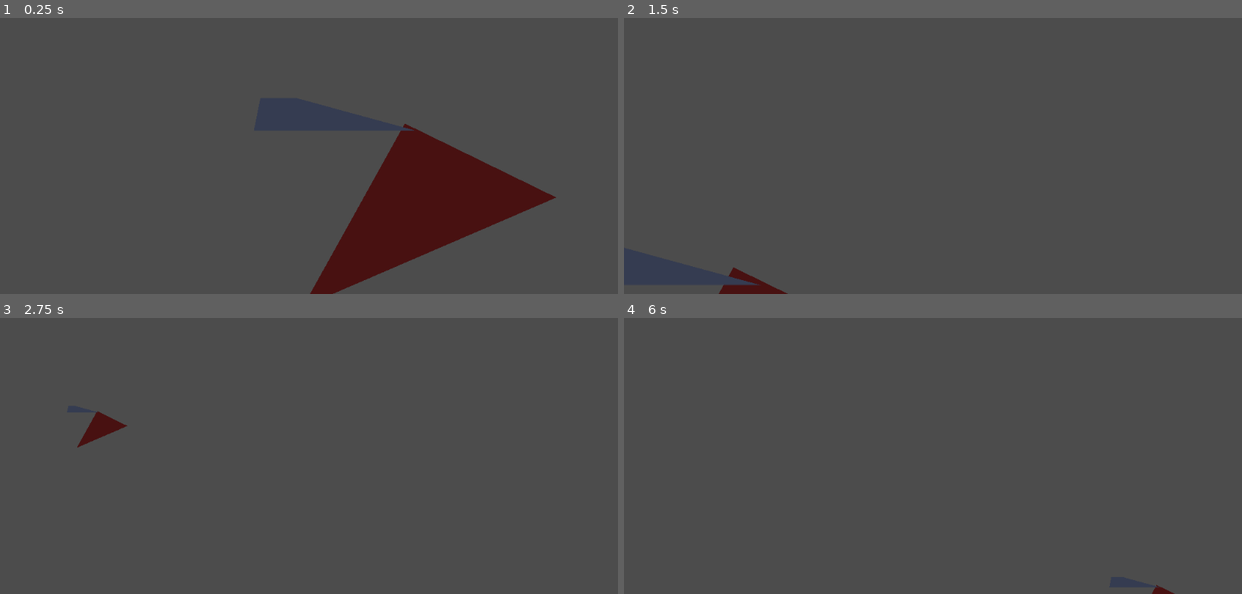
Above: before the commit, frames 1-4 (two rows, left to right).
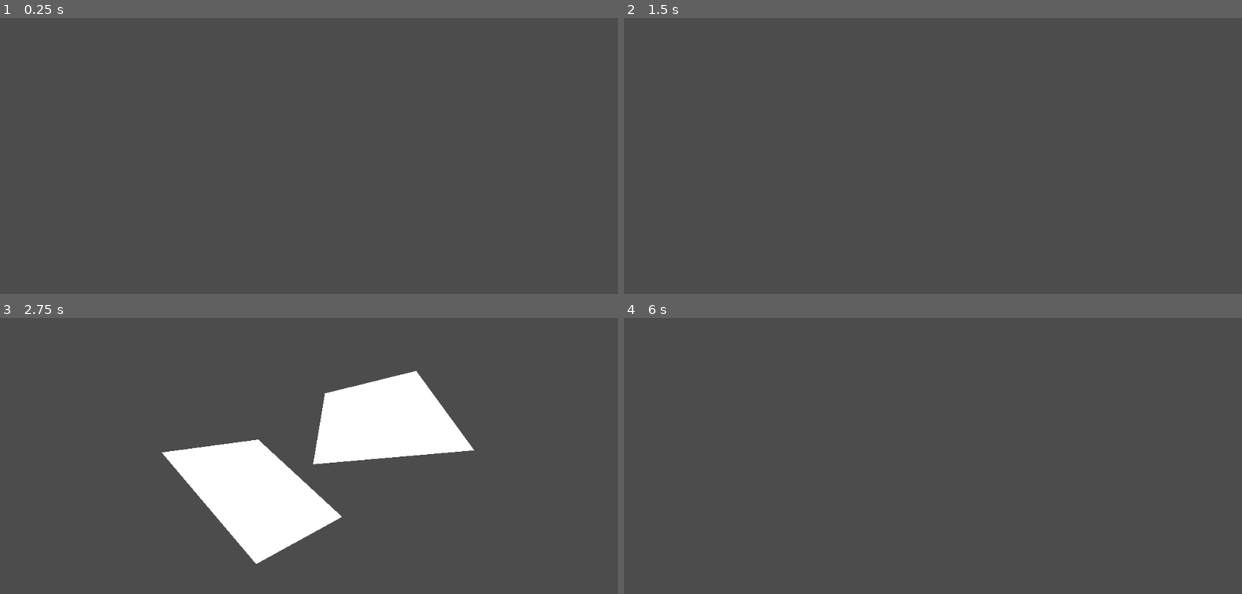
Above: after the commit, the same moments.

Repository: Shrub24/Telco-Tower-Offence
Game: Godot game, scene res://Scenes/Scene.tscn
The game is run twice, just before and just after one commit, with the same random seed, the same clock (stepped at 60 frames per second) and the same inputs. The engine's default icon, where the game draws it, is replaced by a stand-in: a white triangle on a blue panel in a dark square.
Inputs (mouse positions are in pixels of both pictures, inside the frame that each line leads up to):
- Up to frame 1 (0.25 s): no input
- Up to frame 2 (1.5 s): move the mouse to (1068, 95) at 0.52 s; press the mouse at (1068, 95) at 0.53 s; hold Right (ui_right) 0.53-1.28 s; move the mouse to (809, 131) at 1.27 s; release the mouse at (809, 131) at 1.28 s; hold Down (ui_down) from 1.28 s (still down); tap Mouse wheel up (view_zoom_in) at 1.35 s
- Up to frame 3 (2.75 s): click (185, 431) at 1.55 s; move the mouse to (370, 334) at 2.02 s; release Down (ui_down) at 2.03 s; hold Right (ui_right) from 2.03 s (still down); hold Mouse wheel down (view_zoom_out) from 2.03 s (still down); click (370, 334) at 2.3 s
- Up to frame 4 (6 s): move the mouse to (902, 486) at 2.77 s; release Right (ui_right) at 2.78 s; release Mouse wheel down (view_zoom_out) at 2.78 s; hold Up (ui_up) 2.78-3.53 s; click (902, 486) at 2.85 s; move the mouse to (1118, 467) at 3.52 s; press the mouse at (1118, 467) at 3.53 s; hold Left (ui_left) 3.53-5.03 s; tap Enter at 4.25, 5.75 s; move the mouse to (747, 359) at 4.27 s; release the mouse at (747, 359) at 4.28 s; tap Mouse wheel up (view_zoom_in) at 4.35 s; click (747, 359) at 4.55 s; tap Space at 5 s; move the mouse to (963, 411) at 5.02 s; hold Down (ui_down) 5.03-5.78 s; hold Mouse wheel down (view_zoom_out) 5.03-5.78 s; click (963, 411) at 5.3 s; move the mouse to (840, 323) at 5.77 s; hold Right (ui_right) from 5.78 s (still down); click (840, 323) at 5.85 s

The runs differ from the first frame. In frame 1, 10% of the frame differs, in the area x 50-90%, y 38-100%; in frame 2, 0.5%; in frame 3, 13%, in the area x 12-77%, y 19-90%; in frame 4, less than 0.1%.

Commit message:
refactor to use node_tree, interfacing of player with UI
+game controller and ui stuff and town bounding and collisions

Diff:
--- a/root/Scenes/AI/ElonMaskAI.tscn
+++ b/root/Scenes/AI/ElonMaskAI.tscn
@@ -1,8 +1,11 @@
-[gd_scene load_steps=3 format=2]
+[gd_scene load_steps=4 format=2]
 
 [ext_resource path="res://Scripts/ISP_AI.gd" type="Script" id=1]
 [ext_resource path="res://Scenes/Enemy ISPs/ElonMaskISP.tscn" type="PackedScene" id=2]
+[ext_resource path="res://Scenes/ISP.tscn" type="PackedScene" id=3]
 
 [node name="ElonMaskAI" type="Node"]
 script = ExtResource( 1 )
 ISP_scene = ExtResource( 2 )
+
+[node name="ISP" parent="." instance=ExtResource( 3 )]
--- a/root/Scenes/AI/PanCoganAI.tscn
+++ b/root/Scenes/AI/PanCoganAI.tscn
@@ -1,8 +1,9 @@
 [gd_scene load_steps=3 format=2]
 
 [ext_resource path="res://Scripts/ISP_AI.gd" type="Script" id=1]
-[ext_resource path="res://Scenes/Enemy ISPs/PanCoganISP.tscn" type="PackedScene" id=2]
+[ext_resource path="res://Scenes/ISP.tscn" type="PackedScene" id=2]
 
 [node name="PanCoganAI" type="Node"]
 script = ExtResource( 1 )
-ISP_scene = ExtResource( 2 )
+
+[node name="ISP" parent="." instance=ExtResource( 2 )]
--- a/root/Scenes/AI/TedstraAI.tscn
+++ b/root/Scenes/AI/TedstraAI.tscn
@@ -1,8 +1,9 @@
 [gd_scene load_steps=3 format=2]
 
 [ext_resource path="res://Scripts/ISP_AI.gd" type="Script" id=1]
-[ext_resource path="res://Scenes/Enemy ISPs/TedstraISP.tscn" type="PackedScene" id=2]
+[ext_resource path="res://Scenes/ISP.tscn" type="PackedScene" id=2]
 
 [node name="TedstraAI" type="Node"]
 script = ExtResource( 1 )
-ISP_scene = ExtResource( 2 )
+
+[node name="ISP" parent="." instance=ExtResource( 2 )]
--- a/root/Scenes/AI/VodacloneAI.tscn
+++ b/root/Scenes/AI/VodacloneAI.tscn
@@ -1,8 +1,9 @@
 [gd_scene load_steps=3 format=2]
 
 [ext_resource path="res://Scripts/ISP_AI.gd" type="Script" id=1]
-[ext_resource path="res://Scenes/Enemy ISPs/VodacloneISP.tscn" type="PackedScene" id=2]
+[ext_resource path="res://Scenes/ISP.tscn" type="PackedScene" id=2]
 
 [node name="VodacloneAI" type="Node"]
 script = ExtResource( 1 )
-ISP_scene = ExtResource( 2 )
+
+[node name="ISP" parent="." instance=ExtResource( 2 )]
--- /dev/null
+++ b/root/Scenes/Camera.tscn
@@ -0,0 +1,8 @@
+[gd_scene load_steps=2 format=2]
+
+[ext_resource path="res://Scripts/CameraMovement.gd" type="Script" id=1]
+
+[node name="Camera2D" type="Camera2D"]
+position = Vector2( 512.524, 298.264 )
+current = true
+script = ExtResource( 1 )
--- a/root/Scenes/Scene.tscn
+++ b/root/Scenes/Scene.tscn
@@ -1,35 +1,41 @@
-[gd_scene load_steps=6 format=2]
+[gd_scene load_steps=11 format=2]
 
-[ext_resource path="res://Scenes/ISPTownInfo.tscn" type="PackedScene" id=1]
-[ext_resource path="res://Scripts/CameraMovement.gd" type="Script" id=2]
-[ext_resource path="res://Scenes/Town_Node.tscn" type="PackedScene" id=3]
+[ext_resource path="res://Scenes/AI/ElonMaskAI.tscn" type="PackedScene" id=1]
+[ext_resource path="res://Scenes/Camera.tscn" type="PackedScene" id=2]
+[ext_resource path="res://Scenes/AI/TedstraAI.tscn" type="PackedScene" id=3]
+[ext_resource path="res://Scenes/UI/UI.tscn" type="PackedScene" id=4]
 [ext_resource path="res://Scripts/GameController.gd" type="Script" id=5]
 [ext_resource path="res://Scenes/ISP.tscn" type="PackedScene" id=6]
+[ext_resource path="res://Scenes/AI/PanCoganAI.tscn" type="PackedScene" id=7]
+[ext_resource path="res://Scenes/AI/VodacloneAI.tscn" type="PackedScene" id=8]
+[ext_resource path="res://map.tscn" type="PackedScene" id=9]
+[ext_resource path="res://Scripts/Player.gd" type="Script" id=10]
 
-[node name="Node2D" type="Node2D"]
+[node name="Main" type="Node2D"]
 position = Vector2( -1.33484, 1.33484 )
+script = ExtResource( 5 )
 __meta__ = {
 "_edit_horizontal_guides_": [  ]
 }
+player_ISP_scenes = [ ExtResource( 6 ) ]
+player = NodePath("Player")
+map = NodePath("map")
+AI_paths = [ NodePath("ElonMaskAI"), NodePath("PanCoganAI"), NodePath("TedstraAI"), NodePath("VodacloneAI") ]
 
-[node name="Camera2D" type="Camera2D" parent="."]
-position = Vector2( 512.524, 298.264 )
-current = true
-script = ExtResource( 2 )
+[node name="Camera" parent="." instance=ExtResource( 2 )]
 
-[node name="Polygon2D" type="Polygon2D" parent="."]
-position = Vector2( -46.5218, -18.4704 )
-color = Color( 0.286275, 0.0705882, 0.0705882, 1 )
-polygon = PoolVector2Array( 561.594, 177.801, 812.664, 300.505, 392.64, 481.728 )
+[node name="ElonMaskAI" parent="." instance=ExtResource( 1 )]
 
-[node name="ISPTownInfo" parent="." instance=ExtResource( 1 )]
+[node name="PanCoganAI" parent="." instance=ExtResource( 7 )]
 
-[node name="GameController" type="Node" parent="."]
-script = ExtResource( 5 )
+[node name="TedstraAI" parent="." instance=ExtResource( 3 )]
 
-[node name="ISP" parent="." instance=ExtResource( 6 )]
+[node name="VodacloneAI" parent="." instance=ExtResource( 8 )]
 
-[node name="Town" parent="." instance=ExtResource( 3 )]
-position = Vector2( 171.244, 112.096 )
+[node name="map" parent="." instance=ExtResource( 9 )]
+position = Vector2( 1.5874, 1.5874 )
 
-[node name="UI Controller" type="Node" parent="."]
+[node name="Player" type="Node" parent="."]
+script = ExtResource( 10 )
+
+[node name="UI Layer" parent="." instance=ExtResource( 4 )]
--- a/root/Scenes/Town_Node.tscn
+++ b/root/Scenes/Town_Node.tscn
@@ -1,12 +1,17 @@
-[gd_scene load_steps=4 format=2]
+[gd_scene load_steps=3 format=2]
 
 [ext_resource path="res://Scripts/Town.gd" type="Script" id=1]
-[ext_resource path="res://icon.png" type="Texture" id=2]
 [ext_resource path="res://Scenes/ISPTownInfo.tscn" type="PackedScene" id=3]
 
 [node name="Town" type="Polygon2D"]
 position = Vector2( 224.254, 140.158 )
-texture = ExtResource( 2 )
-polygon = PoolVector2Array( 107.795, -10.4011, 63.745, 204.508, 340.057, 236.544, 478.88, 91.0466 )
 script = ExtResource( 1 )
 ISPTownInfo_scene = ExtResource( 3 )
+bound = NodePath("Collider/Bound")
+
+[node name="Collider" type="Area2D" parent="."]
+
+[node name="Bound" type="CollisionPolygon2D" parent="Collider"]
+[connection signal="input_event" from="Collider" to="." method="_on_Collider_input_event"]
+[connection signal="mouse_entered" from="Collider" to="." method="_on_Collider_mouse_entered"]
+[connection signal="mouse_exited" from="Collider" to="." method="_on_Collider_mouse_exited"]
--- /dev/null
+++ b/root/Scenes/UI/UI.tscn
@@ -0,0 +1,14 @@
+[gd_scene load_steps=2 format=2]
+
+[ext_resource path="res://Scripts/UIController.gd" type="Script" id=1]
+
+[node name="UI Layer" type="CanvasLayer"]
+script = ExtResource( 1 )
+
+[node name="GUI" type="VBoxContainer" parent="."]
+margin_right = 1024.0
+margin_bottom = 597.0
+mouse_filter = 2
+__meta__ = {
+"_edit_use_anchors_": false
+}
--- a/root/Scripts/GameController.gd
+++ b/root/Scripts/GameController.gd
@@ -6,35 +6,51 @@
 # var b = "text"
 export var player_ISP_options = {"Who-awei":0, "Xiaomy":1, "Alidada":2, "Knockia":3}
 export(Array, PackedScene) var player_ISP_scenes
-export(PackedScene) var player_scene
+export(NodePath) onready var player = get_node(player) if player else null
+
 export(Array, PackedScene) var AI_scenes
 var ISPs = []
 var AIs = []
+export(NodePath) onready var map = get_node(map) if map else null
+var towns = []
 
-var player
-
-signal init_town_ISPs(AIs, player)
-signal turn_update()
+export(Array, NodePath) var AI_paths
 
 # Called when the node enters the scene tree for the first time.
 func _ready():
-	pass # Replace with function body.
-
-
+	for town in map.get_children():
+		towns.append(town)
+	for path in AI_paths:
+		var AI = get_node(path)
+		AIs.append(AI)
+		ISPs.append(AI.ISP)
+	ISPs.append(player.ISP)
 
 func choose_player_ISP(ISP):
-	player = player_scene.instance()
 	var player_ISP = player_ISP_scenes[player_ISP_options[ISP].instance()]
 	player.init_ISP(player_ISP)
-
 
 func game_start():
 	for scene in AI_scenes:
 		var instance = scene.instance()
 		AIs.append(instance)
-	emit_signal("init_town_ISPs", AIs, player)
+
+	for town in towns:
+		town.init_town_ISPs(AIs, player)
+
+func on_NextTurn_button_down():
+	if player.ISP.get_available_money() < 0:
+		emit_signal("bankruptcy_query")
+	else:
+		next_turn()
 
 func next_turn():
 	for AI in AIs:
 		AI.update_actions()
-	emit_signal("turn_update")
+	for ISP in ISPs:
+		ISP.update_turn()
+		emit_signal("update_advertising", 0)
+		emit_signal("untarget_cyber_attack", null)
+	for town in towns:
+		town.update_turn()
+	player.update_turn()
--- a/root/Scripts/ISP.gd
+++ b/root/Scripts/ISP.gd
@@ -4,27 +4,28 @@
 export(String) var ISP_name
 export(Color) var colour
 
-var shop
+onready var shop = load("res://Resources//Shop.tres")
 export var modifiers = {"advertising":1.0, "cyber_attack_offense":1.0, "cyber_attack_defense":1.0, "brand_loyalty":1.0, "brand_image":1.0, "price":1.0}
 export var money = 0
 var towns = []
-var connections = 0
 var reserved_money = 0
 export var money_round = 0.5
+var connections = 0
 
-# Called when the node enters the scene tree for the first time.
-func _ready():
-	$"../GameController".connect("turn_update", self, "turn_update")
-	shop = load("res://Resources//Shop.tres")
-
-func turn_update():
-	pass
+func update_turn():
+	money -= reserved_money
+	reserved_money = 0
+	for town in towns:
+		money += town.get_ISP_town_info(self).get_income()
 
 func spend_money(amount):
 	if money - reserved_money >= amount:
 		money -= amount
 		return true
 	return false
+
+func force_reserve_money(amount):
+	reserved_money += amount
 
 func reserve_money(amount):
 	if money - reserved_money >= amount:
@@ -44,13 +45,21 @@
 func get_reserved_money():
 	return reserved_money
 
+func update_connections():
+	for town in towns:
+		connections += town.get_ISP_town_info(self).connections
+	return connections
+
 func add_town(town):
 	if !towns.has(town):
 		towns.append(town)
 
 func change_price(town, amount):
 	amount = stepify(amount, 0.5)
-	return town.ISPs[self].update_delta_price(amount)
+	return town.get_ISP_town_info(self).update_delta_price(amount)
+
+func get_price(town):
+	return town.get_ISP_town_info(self).get_delta_price()
 
 func get_tower(type):
 	if type == "3g":
@@ -68,11 +77,10 @@
 
 func build_tower(town, type):
 	var temp_tower = get_tower(type)
-	town.get_ISP_town_info(self).build_tower(temp_tower)
+	town.build_tower(self, temp_tower)
 
 func upgrade_tower(town, type):
-	var tower = get_town_tower(town)
-	tower.upgrade_tower(type)
+	town.upgrade_tower(self, town, type)
 
 func get_tower_upgrade_level(town, type):
 	var tower = get_town_tower(town)
@@ -122,8 +130,9 @@
 func get_max_advertising(town):
 	return town.get_ISP_town_info(self).advertising_max
 
+func get_operation_cost(town):
+	town.get_ISP_town_info(self).tower.operation_cost
 
-
-# Called every frame. 'delta' is the elapsed time since the previous frame.
-#func _process(delta):
-#	pass
+func get_total_operation_cost():
+	for town in towns:
+		get_operation_cost(town)
--- a/root/Scripts/ISPTownInfo.gd
+++ b/root/Scripts/ISPTownInfo.gd
@@ -1,12 +1,8 @@
 extends Node
 
-
-# Declare member variables here. Examples:
-# var a = 2
-# var b = "text"
+var connections_delta
 export var min_price = 1
 export var max_price = 250
-var delta_connections = 0
 var connections = 0
 var brand_loyalty = 0.0
 var brand_image = 0.0
@@ -28,6 +24,7 @@
 export var tower_max_speed = 5000
 var town_population = 0
 var cyber_attack_target
+var connection_loss = {}
 
 func _ready():
 	shop = load("res://Resources//Shop.tres")
@@ -35,7 +32,6 @@
 func initialise(new_ISP, town):
 	ISP = new_ISP
 	ISP.add_town(town)
-
 
 func generate_starter(population):
 	town_population = population
@@ -47,29 +43,23 @@
 	update_brand_image()
 	update_brand_loyalty()
 
-
 func generate(share, population, affluency):
 	town_population = population
 	connections = int(share * town_population/100)
 
-	tower = calculate_starting_tower(affluency)
+	build_tower(calculate_starting_tower(affluency))
 
 	update_brand_image()
 	update_brand_loyalty()
 	price = affluency * share/100 * brand_loyalty
 
-
 func get_bandwidth_used():
 	return float(connections)/tower.get_bandwidth()
 
-func calculate_affluency_decay(affluency):
-	#todo
-	pass
-
-func get_connections_delta(ISPTownInfos):
+func get_connections_loss(ISPTownInfos):
 	for other in ISPTownInfos:
-		var considering_switch = int(brand_image * (1 - other.brand_loyalty) * other.connections *  1/(1 + exp(-2 * ((other.price/price) - 1.25))))
-		other.delta_connections -= considering_switch
+		var considering_switch = brand_image * (1 - other.brand_loyalty) *  1/(1 + exp(-2 * ((other.price/price) - 1.25)))
+		other.connection_loss[self] = considering_switch
 
 func calculate_aoe_image():
 	#todo
@@ -89,11 +79,27 @@
 func get_income():
 	return connections * price
 
+func get_connection_deltas():
+	normalise_connection_loss()
+	update_connection_deltas()
+
+func normalise_connection_loss():
+	var loss_sum = 0.0
+	for loss in connection_loss.values():
+		 loss_sum += loss
+	for ISP in connection_loss.keys():
+		if loss_sum > 1:
+			connection_loss[ISP] /= loss_sum
+
 func update_turn():
+	if tower:
+		update_advertising(0)
+		cancel_cyber_attack()
+		update_brand_loyalty()
+		update_connections()
+		price += delta_price
+		delta_price = 0
 	update_brand_image()
-	update_brand_loyalty()
-	connections += delta_connections
-	price += delta_price
 
 func calculate_starting_tower(affluency):
 	if connections > 1000000 and affluency > 75:
@@ -102,6 +108,18 @@
 		tower = shop.get_tower_4g()
 	else:
 		tower = shop.get_tower_3g()
+
+func update_price(amount):
+	price += amount
+
+func update_connections():
+	connections += connections_delta
+	connections_delta = 0
+
+func update_connection_deltas():
+	for ISP in connection_loss.keys():
+		ISP.connections_delta += int(connections * connection_loss[ISP])
+		connections_delta -= int(connections * connection_loss[ISP])
 
 func calculate_costs():
 	costs = tower.operation_costs
@@ -128,7 +146,6 @@
 func get_cyber_attack():
 	return cyber_attack_target
 
-
 func cancel_cyber_attack():
 	if cyber_attack != 0:
 		cyber_attack = 0
@@ -140,18 +157,11 @@
 	delta_price = clamp(delta_price, min_price - price, max_price - price)
 	return delta_price
 
-func upgrade_tower():
-	pass
+func upgrade_tower(type):
+	tower.upgrade_tower(type)
 
 func build_tower(new_tower):
 	tower = new_tower
 
-func update():
-	pass
-# Called when the node enters the scene tree for the first time.
-
-
-
-# Called every frame. 'delta' is the elapsed time since the previous frame.
-#func _process(delta):
-#	pass
+func get_delta_price():
+	return delta_price
--- a/root/Scripts/ISP_AI.gd
+++ b/root/Scripts/ISP_AI.gd
@@ -2,16 +2,14 @@
 
 # scale greedy factor by size of ISP
 export (float) var greedy_factor = 0.0
-export (PackedScene) var ISP_scene
-var ISP
-var shop = load("res://Resources//Shop.tres")
+onready var ISP = $"ISP"
+onready var shop = load("res://Resources//Shop.tres")
 
 const max_price_change = 3
 const jerk_factor = 3
 
 const advertising_offset = 1000
 const advertising_proportion = 4
-
 const advertising_share_proportion = 30
 
 # scale saftey range buy current $$
@@ -24,7 +22,6 @@
 # Called when the node enters the scene tree for the first time.
 func _ready():
 	#move to init if doesn't work
-	ISP = ISP_scene.init()
 	rng.randomize()
 
 func update_choices():
@@ -109,7 +106,6 @@
 	else:
 		return false
 
-
 func do_tower_upgrade(action_budget, town):
 	var bandwidth_used = town.ISPs[ISP].get_bandwidth_used
 	var max_level = ISP.get_tower_max_upgrade_levels(town)
--- a/root/Scripts/Player.gd
+++ b/root/Scripts/Player.gd
@@ -10,25 +10,35 @@
 var tech_tree_learnt = {"advertising_double": false}
 var techs_remaining = 3
 
-# Called when the node enters the scene tree for the first time.
-func _ready():
-	pass # Replace with function body.
+signal query_sell_tower(tower_type)
+signal query_change_tower(tower_type)
+signal ui_update_tower(tower_type)
+signal not_enough_money
+signal at_max_level
+signal at_min_level
+signal ui_update_advertising(value)
+signal ui_update_cyber_attack
+signal ui_update_delta_price(price)
+
 
 # todo connect signals to functions
 #todo emit signals
 func _on_TowerBuyButton_buy_tower(town, tower_type):
 	if ISP.get_town_tower(town).tower:
 		if ISP.get_town_tower(town).tower.tower_type == "tower_type":
-			emit_signal("query_sell_tower")
+			emit_signal("query_sell_tower", tower_type)
 		else:
-			emit_signal("query_change_tower")
+			emit_signal("query_change_tower", tower_type)
 	else:
 		var price = ISP.get_tower_price(tower_type)
 		if ISP.spend_money(price):
 			ISP.build_tower(town, tower_type)
-			emit_signal("ui_update_tower", town)
+			emit_signal("ui_update_tower", tower_type)
 		else:
 			emit_signal("not_enough_money")
+
+func _on_TowerSell(town, tower_type):
+	var price = ISP.get_tower_price(tower_type)
 
 
 func _on_TowerUpgradeButton_upgrade_tower(town, type):
@@ -76,23 +86,23 @@
 	if !prev_target:
 		if ISP.reserve_money(price):
 			ISP.do_cyber_attack(town, target)
-			emit_signal("ui_target_cyber_attack", target)
+			emit_signal("ui_update_cyber_attack")
 	else:
 		ISP.cancel_cyber_attack(town, prev_target)
-		emit_signal("ui_untarget_cyber_attack", prev_target)
+		emit_signal("ui_update_cyber_attack")
 		if prev_target == target:
 			ISP.unreserve_money(price)
 		else:
 			ISP.do_cyber_attack(town, target)
-			emit_signal("ui_target_cyber_attack", target)
+			emit_signal("ui_update_cyber_attack")
 
-
-# redo based on price ui
 func _on_PriceButtonUp_change_price(town):
 	ISP.change_price(town, 0.5)
+	emit_signal("ui_update_delta_price", ISP.get_delta_price())
 
 func _on_PriceButtonDown_change_price(town):
 	ISP.change_price(town, -0.5)
+	emit_signal("ui_update_delta_price", ISP.get_delta_price())
 
 func _on_TechTreeButton_new_tech(tech):
 	if techs_remaining > 0 and learn_tech(tech):
@@ -113,3 +123,9 @@
 	tech_tree_learnt[effect] = true
 	apply_tech_tree(effect)
 	return true
+
+func turn_update():
+
+	ISP.force_reserve_money(ISP.get_total_operation_cost())
+	emit_signal("update_money", ISP.money, ISP.get_reserved_money())
+	emit_signal("update_connections", ISP.update_connections())
--- a/root/Scripts/Town.gd
+++ b/root/Scripts/Town.gd
@@ -1,24 +1,27 @@
-extends Node2D
+extends Polygon2D
+class_name Town
 
 export var population = 0
 export(Array, String) var neighbours
 export var shares = {"Tedstra":0, "Vodaclone":0, "ElonMask Co":0, "PanCogan Mobile":0}
+export(Dictionary) var sprites = {"Tedstra": {"3g": 0, "4g": 0, "5g": 0}, "Vodaclone": {"3g": 0, "4g": 0, "5g":0}, "ElonMask Co":{"3g": 0, "4g": 0, "5g":0}, "PanCogan Mobile":{"3g": 0, "4g": 0, "5g":0}, "Who-awei":{"3g": 0, "4g": 0, "5g":0}, "Xiaomy":{"3g": 0, "4g": 0, "5g":0}, "Alidada":{"3g": 0, "4g": 0, "5g":0}, "Knockia":{"3g": 0, "4g": 0, "5g":0}}
 export var starter_town = false
 export(String) var town_name
 export(PackedScene) var ISPTownInfo_scene
 var ISPs = {}
 var Player_ISPTownInfo
 export(float) var affluency
+export(NodePath) onready var bound
+export var selected = false
+
+signal clicked
+signal town_mouse_entered
+signal town_mouse_exited
 
 
-# Called when the node enters the scene tree for the first time.
 func _ready():
-	$"../GameController".connect("init_town_ISPs", self, "init_town_ISPs")
-	$"../GameController".connect("turn_update", self, "turn_update")
-
-# Called every frame. 'delta' is the elapsed time since the previous frame.
-func _process(delta):
-	pass
+	get_node(bound).set_polygon(polygon)
+	modulate.a = 1
 
 func init_town_ISPs(AIs, player):
 	for AI in AIs:
@@ -31,6 +34,8 @@
 	if starter_town:
 		Player_ISPTownInfo = create_ISPTownInfo(player.ISP)
 		Player_ISPTownInfo.generate_starter(population)
+		emit_signal("clicked")
+		selected = true
 
 
 func get_ISP_town_info(ISP):
@@ -59,13 +64,37 @@
 func get_share(ISP):
 	return float(ISPs[ISP].connections)/population
 
-func turn_update():
-	var ISPTownInfos = ISPs.values()
-	ISPTownInfos.append(Player_ISPTownInfo)
-	for ISP in ISPTownInfos:
-		ISP.update_connections(ISPTownInfos)
+func update_turn():
+	var ISPTownInfos = get_ISPs()
+	for towninfo in ISPTownInfos:
+		towninfo.get_connections_loss(ISPTownInfos, affluency)
+	for towninfo in ISPTownInfos:
+		towninfo.get_connections_delta()
+	for towninfo in ISPTownInfos:
+		towninfo.update_turn()
 
 func create_ISPTownInfo(ISP):
 	var ISPTownInfo = ISPTownInfo_scene.instance()
 	ISPTownInfo.initialise(ISP, self)
 	return ISPTownInfo
+
+func build_tower(ISP, tower):
+	get_ISP_town_info(ISP).build_tower(tower)
+	#todo sprite changing
+	var sprite = sprites[ISP][tower.type()]
+
+func upgrade_tower(ISP, type):
+	get_ISP_town_info(ISP).upgrade_tower(type)
+
+
+
+func _on_Collider_mouse_entered():
+	emit_signal("town_mouse_entered")
+
+
+func _on_Collider_mouse_exited():
+	emit_signal("town_mouse_exited")
+
+func _on_Collider_input_event(viewport, event, shape_idx):
+	if event.is_action_pressed("ui_click"):
+		emit_signal("clicked")
--- /dev/null
+++ b/root/Scripts/Town/TownColliderBound.gd
@@ -0,0 +1,16 @@
+extends CollisionPolygon2D
+
+
+# Declare member variables here. Examples:
+# var a = 2
+# var b = "text"
+
+
+# Called when the node enters the scene tree for the first time.
+func _ready():
+	p
+
+
+# Called every frame. 'delta' is the elapsed time since the previous frame.
+#func _process(delta):
+#	pass
--- /dev/null
+++ b/root/Scripts/UIController.gd
@@ -0,0 +1,17 @@
+extends CanvasLayer
+
+
+# Declare member variables here. Examples:
+# var a = 2
+# var b = "text"
+
+
+# Called when the node enters the scene tree for the first time.
+func _ready():
+	pass # Replace with function body.
+
+
+
+# Called every frame. 'delta' is the elapsed time since the previous frame.
+#func _process(delta):
+#	pass
--- a/root/map.tscn
+++ b/root/map.tscn
@@ -1,16 +1,12 @@
-[gd_scene load_steps=6 format=2]
-
-[ext_resource path="res://assets/p map/terrain.tres" type="TileSet" id=1]
-[ext_resource path="res://assets/p map/town structure.tres" type="TileSet" id=2]
-[ext_resource path="res://assets/alone.tres" type="TileSet" id=3]
-[ext_resource path="res://Town_Node.tscn" type="PackedScene" id=4]
-[ext_resource path="res://Camera2D.tscn" type="PackedScene" id=5]
-
-[node name="Node2D" type="Node2D"]
+[gd_scene load_steps=3 format=2]
+
+[ext_resource path="res://Scenes/Town_Node.tscn" type="PackedScene" id=4]
+[ext_resource path="res://Scenes/Camera.tscn" type="PackedScene" id=5]
+
+[node name="map" type="Node2D"]
 
 [node name="landbehind" type="TileMap" parent="."]
 mode = 1
-tile_set = ExtResource( 1 )
 cell_size = Vector2( 128, 64 )
 cell_y_sort = true
 format = 1
@@ -18,13 +14,11 @@
 
 [node name="aloneBEHIND" type="TileMap" parent="."]
 mode = 1
-tile_set = ExtResource( 3 )
 cell_size = Vector2( 128, 64 )
 format = 1
 
 [node name="building" type="TileMap" parent="."]
 mode = 1
-tile_set = ExtResource( 2 )
 cell_size = Vector2( 128, 64 )
 cell_y_sort = true
 format = 1
@@ -32,7 +26,6 @@
 
 [node name="aloneinfront" type="TileMap" parent="."]
 mode = 1
-tile_set = ExtResource( 3 )
 cell_size = Vector2( 128, 64 )
 format = 1
 tile_data = PoolIntArray( -458780, 5, 0, -393244, 5, 0, -327709, 5, 0, -327707, 5, 0, -262173, 5, 0, -262171, 5, 0, -19 …(497 unchanged characters)…
@@ -51,7 +44,7 @@
 affluency = 99.0
 
 [node name="Villepark" parent="." instance=ExtResource( 4 )]
-position = Vector2( -3.80304, 236.483 )
+position = Vector2( -3.80304, 234.238 )
 population = 1500000
 neighbours = [ "Berwick", "Shankston", "Riverside", "Pogwarts", "Moigic", "Whitesmith" ]
 shares = {
@@ -90,7 +83,7 @@
 affluency = 90.0
 
 [node name="Riverside" parent="." instance=ExtResource( 4 )]
-position = Vector2( 393.944, 69.6407 )
+position = Vector2( 393.944, 67.3958 )
 population = 2500000
 neighbours = [ "Berwick", "Villepark", "Jhineral", "Moigic" ]
 shares = {
@@ -272,7 +265,7 @@
 affluency = 40.0
 
 [node name="Evergarden" parent="." instance=ExtResource( 4 )]
-position = Vector2( 666.431, 341.793 )
+position = Vector2( 668.676, 344.038 )
 population = 1000000
 neighbours = [ "Jhineral", "West Egg", "Kudizio", "Mysteri", "Moigic", "Bootarm" ]
 shares = {
@@ -319,6 +312,7 @@
 
 [node name="Valley of Cashes" parent="." instance=ExtResource( 4 )]
 position = Vector2( 1314.19, 263.026 )
+polygon = PoolVector2Array( -38.6729, -37.6814, -68.0393, 138.517, 332.413, 103.812, 188.25, -93.7447 )
 population = 1000000
 neighbours = [ "West Egg", "Bootarm", "", "" ]
 shares = {
@@ -332,6 +326,7 @@
 
 [node name="Bootarm" parent="." instance=ExtResource( 4 )]
 position = Vector2( 1014.31, 453.721 )
+polygon = PoolVector2Array( 95.6868, -113.58, -144.584, -81.544, 90.3475, 196.103, 303.922, 78.6368 )
 population = 600000
 neighbours = [ "West Egg", "Valley of Cashes", "", "", "" ]
 shares = {
@@ -462,6 +457,7 @@
 affluency = 10.0
 
 [node name="Camera2D" parent="." instance=ExtResource( 5 )]
+position = Vector2( 508.034, 221.937 )
 zoom_speed = 5.0
 zoom_min = 0.6
 zoom_max = 1.5
--- /dev/null
+++ b/root/new_canvasitemmaterial.tres
@@ -0,0 +1,3 @@
+[gd_resource type="CanvasItemMaterial" format=2]
+
+[resource]
--- a/root/project.godot
+++ b/root/project.godot
@@ -13,9 +13,15 @@
 "class": "Tower",
 "language": "GDScript",
 "path": "res://Scripts/Tower/Tower.gd"
+}, {
+"base": "Polygon2D",
+"class": "Town",
+"language": "GDScript",
+"path": "res://Scripts/Town.gd"
 } ]
 _global_script_class_icons={
-"Tower": ""
+"Tower": "",
+"Town": ""
 }
 
 [application]
@@ -23,10 +29,6 @@
 config/name="Telco: Tower Offence"
 run/main_scene="res://Scenes/Scene.tscn"
 config/icon="res://icon.png"
-
-[display]
-
-window/size/fullscreen=true
 
 [input]
 
@@ -68,6 +70,11 @@
 "events": [ Object(InputEventMouseButton,"resource_local_to_scene":false,"resource_name":"","device":0,"alt":false,"shi …(212 unchanged characters)…
  ]
 }
+ui_click={
+"deadzone": 0.5,
+"events": [ Object(InputEventMouseButton,"resource_local_to_scene":false,"resource_name":"","device":0,"alt":false,"shift":false,"control":false,"meta":false,"command":false,"button_mask":0,"position":Vector2( 0, 0 ),"global_position":Vector2( 0, 0 ),"factor":1.0,"button_index":1,"pressed":false,"doubleclick":false,"script":null)
+ ]
+}
 
 [rendering]
 
